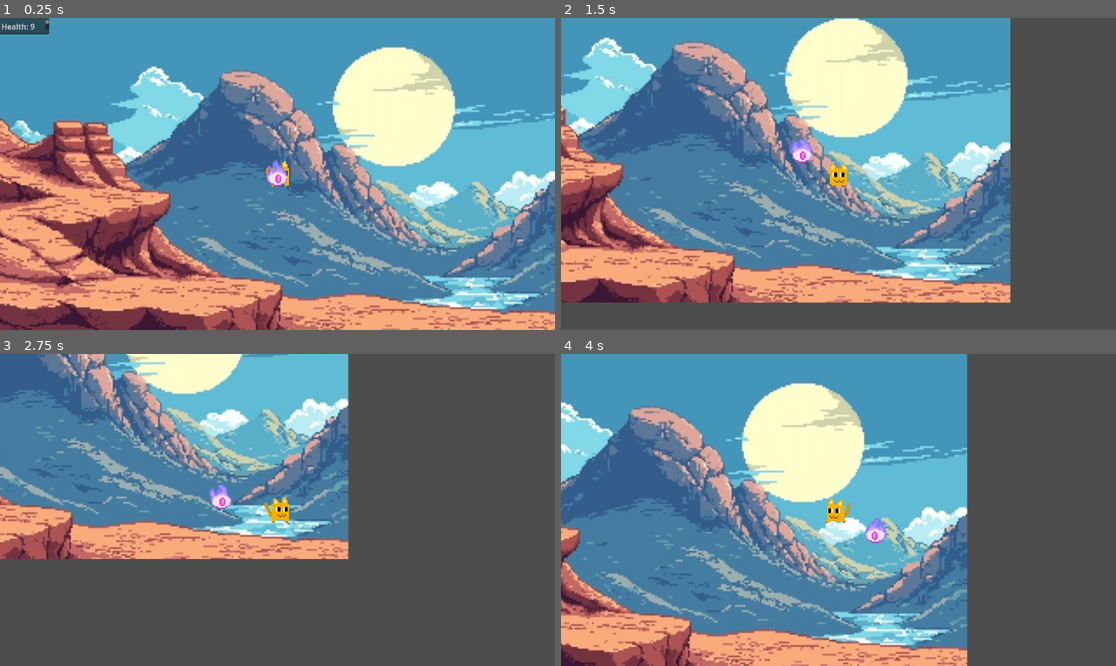
Above: before the commit, frames 1-4 (two rows, left to right).
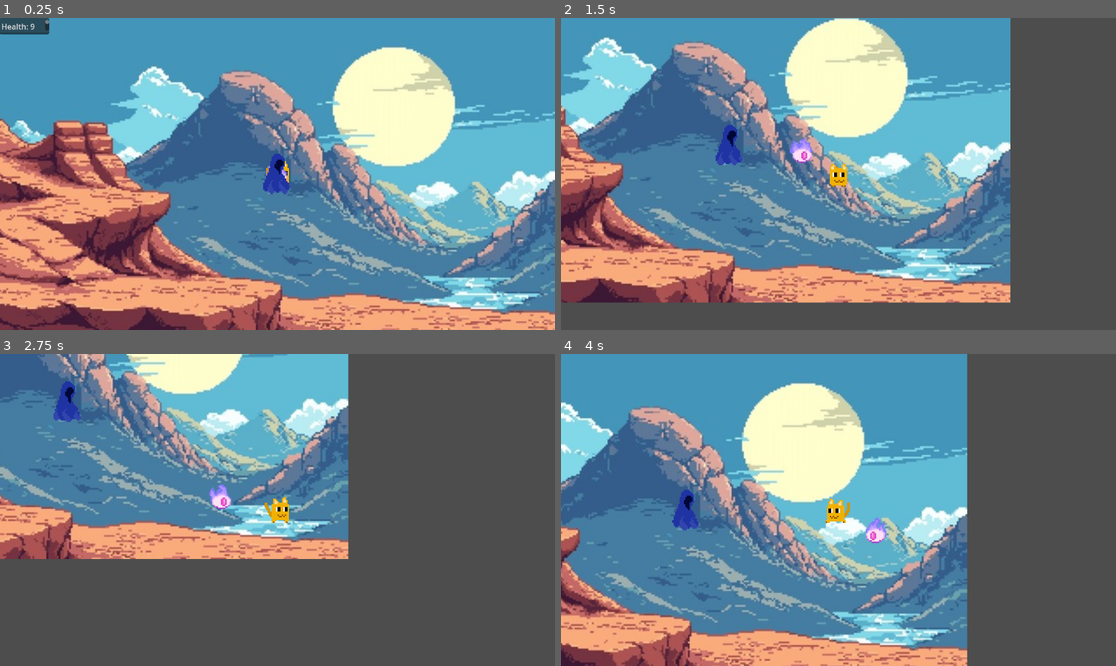
Above: after the commit, the same moments.

Repository: InvertedCarrot/PIXEL-JAM-2025
Game: Godot game, scene res://scenes/levels/level_debug.tscn
Two runs of this game, one before a commit and one after it. Both use one fixed random seed, a clock stepped at 60 frames per second and the inputs below.
Inputs:
- Up to frame 1 (0.25 s): no input
- Up to frame 2 (1.5 s): tap Enter at 0.5 s; hold Right (right) 0.53-1.28 s; hold Down (down) from 1.28 s (still down)
- Up to frame 3 (2.75 s): release Down (down) at 2.03 s; hold Right (right) from 2.03 s (still down)
- Up to frame 4 (4 s): release Right (right) at 2.78 s; hold Up (up) 2.78-3.53 s; hold Left (left) from 3.53 s (still down)

The runs differ from the first frame. In frame 1, 0.4% of the frame differs, in the area x 47-53%, y 43-57%; in frame 2, 0.4%, in the area x 27-45%, y 34-48%; in frame 3, 0.4%; in frame 4, 0.4%.

Commit message:
animation trees for other enemies

Diff:
--- a/project.godot
+++ b/project.godot
@@ -7,6 +7,10 @@
 ;   param=value ; assign values to parameters
 
 config_version=5
+
+[animation]
+
+warnings/check_invalid_track_paths=false
 
 [application]
 
--- /dev/null
+++ b/scenes/entities/bird/bird.tscn
@@ -0,0 +1,114 @@
+[gd_scene load_steps=10 format=3 uid="uid://b3jtcxkis05b1"]
+
+[ext_resource type="PackedScene" uid="uid://cy4th7add1tw0" path="res://scenes/entities/entity.tscn" id="1_k5awq"]
+[ext_resource type="Texture2D" uid="uid://dgheyrx2hgwjd" path="res://assets/bird_spritesheet.png" id="2_0tkum"]
+[ext_resource type="AnimationNodeStateMachine" uid="uid://cc8xhe0d52myl" path="res://scenes/entities/bird/bird_animation_sm.tres" id="3_wmgs5"]
+
+[sub_resource type="Animation" id="Animation_iso0n"]
+resource_name = "bird_run_right"
+loop_mode = 1
+step = 0.25
+tracks/0/type = "value"
+tracks/0/imported = false
+tracks/0/enabled = true
+tracks/0/path = NodePath("%AnimationTree/../EntityImage:frame")
+tracks/0/interp = 1
+tracks/0/loop_wrap = true
+tracks/0/keys = {
+"times": PackedFloat32Array(0, 0.25, 0.5, 0.75),
+"transitions": PackedFloat32Array(1, 1, 1, 1),
+"update": 1,
+"values": [0, 1, 2, 3]
+}
+
+[sub_resource type="Animation" id="Animation_x1a32"]
+length = 0.001
+tracks/0/type = "value"
+tracks/0/imported = false
+tracks/0/enabled = true
+tracks/0/path = NodePath("%AnimationTree/../EntityImage:frame")
+tracks/0/interp = 1
+tracks/0/loop_wrap = true
+tracks/0/keys = {
+"times": PackedFloat32Array(0),
+"transitions": PackedFloat32Array(1),
+"update": 1,
+"values": [0]
+}
+
+[sub_resource type="Animation" id="Animation_nuctl"]
+resource_name = "bird_run_left"
+loop_mode = 1
+step = 0.25
+tracks/0/type = "value"
+tracks/0/imported = false
+tracks/0/enabled = true
+tracks/0/path = NodePath("%AnimationTree/../EntityImage:frame")
+tracks/0/interp = 1
+tracks/0/loop_wrap = true
+tracks/0/keys = {
+"times": PackedFloat32Array(0, 0.25, 0.5, 0.75),
+"transitions": PackedFloat32Array(1, 1, 1, 1),
+"update": 1,
+"values": [4, 5, 6, 7]
+}
+
+[sub_resource type="Animation" id="Animation_3xebl"]
+resource_name = "bird_run_up"
+loop_mode = 1
+step = 0.25
+tracks/0/type = "value"
+tracks/0/imported = false
+tracks/0/enabled = true
+tracks/0/path = NodePath("%AnimationTree/../EntityImage:frame")
+tracks/0/interp = 1
+tracks/0/loop_wrap = true
+tracks/0/keys = {
+"times": PackedFloat32Array(0, 0.25, 0.5, 0.75),
+"transitions": PackedFloat32Array(1, 1, 1, 1),
+"update": 1,
+"values": [8, 9, 10, 11]
+}
+
+[sub_resource type="Animation" id="Animation_1i8e7"]
+resource_name = "bird_run_down"
+loop_mode = 1
+step = 0.25
+tracks/0/type = "value"
+tracks/0/imported = false
+tracks/0/enabled = true
+tracks/0/path = NodePath("%AnimationTree/../EntityImage:frame")
+tracks/0/interp = 1
+tracks/0/loop_wrap = true
+tracks/0/keys = {
+"times": PackedFloat32Array(0, 0.25, 0.5, 0.75),
+"transitions": PackedFloat32Array(1, 1, 1, 1),
+"update": 1,
+"values": [12, 13, 14, 15]
+}
+
+[sub_resource type="AnimationLibrary" id="AnimationLibrary_lfvu5"]
+_data = {
+"RESET": SubResource("Animation_x1a32"),
+"bird_run_down": SubResource("Animation_1i8e7"),
+"bird_run_left": SubResource("Animation_nuctl"),
+"bird_run_right": SubResource("Animation_iso0n"),
+"bird_run_up": SubResource("Animation_3xebl")
+}
+
+[node name="Entity" instance=ExtResource("1_k5awq")]
+speed = 200.0
+
+[node name="EntityImage" parent="." index="0"]
+texture = ExtResource("2_0tkum")
+hframes = 16
+
+[node name="AnimationPlayer" parent="." index="2"]
+libraries = {
+"": SubResource("AnimationLibrary_lfvu5")
+}
+
+[node name="AnimationTree" parent="." index="3"]
+tree_root = ExtResource("3_wmgs5")
+parameters/Idle/blend_position = Vector2(-0.00105077, -0.983333)
+parameters/Run/blend_position = Vector2(0, 0)
--- /dev/null
+++ b/scenes/entities/bird/bird_animation_sm.tres
@@ -0,0 +1,66 @@
+[gd_resource type="AnimationNodeStateMachine" load_steps=14 format=3 uid="uid://cc8xhe0d52myl"]
+
+[sub_resource type="AnimationNodeAnimation" id="AnimationNodeAnimation_ikk5q"]
+animation = &"bird_run_left"
+
+[sub_resource type="AnimationNodeAnimation" id="AnimationNodeAnimation_ad2y2"]
+animation = &"bird_run_right"
+
+[sub_resource type="AnimationNodeAnimation" id="AnimationNodeAnimation_xpnt2"]
+animation = &"bird_run_up"
+
+[sub_resource type="AnimationNodeAnimation" id="AnimationNodeAnimation_poyli"]
+animation = &"bird_run_down"
+
+[sub_resource type="AnimationNodeBlendSpace2D" id="AnimationNodeBlendSpace2D_gjr35"]
+blend_point_0/node = SubResource("AnimationNodeAnimation_ikk5q")
+blend_point_0/pos = Vector2(-0.8, 0)
+blend_point_1/node = SubResource("AnimationNodeAnimation_ad2y2")
+blend_point_1/pos = Vector2(0.8, 0)
+blend_point_2/node = SubResource("AnimationNodeAnimation_xpnt2")
+blend_point_2/pos = Vector2(0, -1)
+blend_point_3/node = SubResource("AnimationNodeAnimation_poyli")
+blend_point_3/pos = Vector2(0, 1)
+blend_mode = 1
+
+[sub_resource type="AnimationNodeAnimation" id="AnimationNodeAnimation_0bfyo"]
+animation = &"bird_run_left"
+
+[sub_resource type="AnimationNodeAnimation" id="AnimationNodeAnimation_ub62p"]
+animation = &"bird_run_right"
+
+[sub_resource type="AnimationNodeAnimation" id="AnimationNodeAnimation_6xi4n"]
+animation = &"bird_run_up"
+
+[sub_resource type="AnimationNodeAnimation" id="AnimationNodeAnimation_wpbhh"]
+animation = &"bird_run_down"
+
+[sub_resource type="AnimationNodeBlendSpace2D" id="AnimationNodeBlendSpace2D_6wmhn"]
+blend_point_0/node = SubResource("AnimationNodeAnimation_0bfyo")
+blend_point_0/pos = Vector2(-0.8, 0)
+blend_point_1/node = SubResource("AnimationNodeAnimation_ub62p")
+blend_point_1/pos = Vector2(0.8, 0)
+blend_point_2/node = SubResource("AnimationNodeAnimation_6xi4n")
+blend_point_2/pos = Vector2(0, -1)
+blend_point_3/node = SubResource("AnimationNodeAnimation_wpbhh")
+blend_point_3/pos = Vector2(0, 1)
+blend_mode = 1
+
+[sub_resource type="AnimationNodeStateMachineTransition" id="AnimationNodeStateMachineTransition_du2bx"]
+advance_mode = 2
+
+[sub_resource type="AnimationNodeStateMachineTransition" id="AnimationNodeStateMachineTransition_lbq7c"]
+advance_mode = 2
+advance_expression = "direction"
+
+[sub_resource type="AnimationNodeStateMachineTransition" id="AnimationNodeStateMachineTransition_xky43"]
+advance_mode = 2
+advance_expression = "!direction"
+
+[resource]
+states/Idle/node = SubResource("AnimationNodeBlendSpace2D_gjr35")
+states/Idle/position = Vector2(520.5, 158.5)
+states/Run/node = SubResource("AnimationNodeBlendSpace2D_6wmhn")
+states/Run/position = Vector2(519.75, 51.5)
+transitions = ["Start", "Idle", SubResource("AnimationNodeStateMachineTransition_du2bx"), "Idle", "Run", SubResource("AnimationNodeStateMachineTransition_lbq7c"), "Run", "Idle", SubResource("AnimationNodeStateMachineTransition_xky43")]
+graph_offset = Vector2(-218, -136)
--- a/scenes/entities/fireball/fireball.tscn
+++ b/scenes/entities/fireball/fireball.tscn
@@ -37,7 +37,7 @@
 "times": PackedFloat32Array(0, 0.25, 0.5, 0.75),
 "transitions": PackedFloat32Array(1, 1, 1, 1),
 "update": 1,
-"values": [4, 5, 6, 7]
+"values": [12, 13, 14, 15]
 }
 
 [sub_resource type="Animation" id="Animation_w4bht"]
@@ -108,7 +108,7 @@
 
 [node name="EntityImage" parent="." index="0"]
 texture = ExtResource("2_l366j")
-hframes = 12
+hframes = 16
 
 [node name="Area2D" type="Area2D" parent="." index="1"]
 collision_layer = 2
--- /dev/null
+++ b/scenes/entities/lily/lily.tscn
@@ -0,0 +1,185 @@
+[gd_scene load_steps=14 format=3 uid="uid://uog3n06gpx2s"]
+
+[ext_resource type="PackedScene" uid="uid://cy4th7add1tw0" path="res://scenes/entities/entity.tscn" id="1_x056f"]
+[ext_resource type="Texture2D" uid="uid://bolwty3rkil1t" path="res://assets/lily_spritesheet.png" id="2_y2f4v"]
+[ext_resource type="AnimationNodeStateMachine" uid="uid://chvy8d8i31nmg" path="res://scenes/entities/lily/lily_animation_sm.tres" id="3_o1aml"]
+
+[sub_resource type="Animation" id="Animation_8hshg"]
+resource_name = "lily_run_right"
+loop_mode = 1
+step = 0.2
+tracks/0/type = "value"
+tracks/0/imported = false
+tracks/0/enabled = true
+tracks/0/path = NodePath("../EntityImage:frame")
+tracks/0/interp = 1
+tracks/0/loop_wrap = true
+tracks/0/keys = {
+"times": PackedFloat32Array(0, 0.2, 0.4, 0.6, 0.8),
+"transitions": PackedFloat32Array(1, 1, 1, 1, 1),
+"update": 1,
+"values": [0, 1, 2, 3, 4]
+}
+
+[sub_resource type="Animation" id="Animation_yrip7"]
+length = 0.001
+tracks/0/type = "value"
+tracks/0/imported = false
+tracks/0/enabled = true
+tracks/0/path = NodePath("../EntityImage:frame")
+tracks/0/interp = 1
+tracks/0/loop_wrap = true
+tracks/0/keys = {
+"times": PackedFloat32Array(0),
+"transitions": PackedFloat32Array(1),
+"update": 1,
+"values": [0]
+}
+
+[sub_resource type="Animation" id="Animation_27ppv"]
+resource_name = "lily_run_left"
+loop_mode = 1
+step = 0.2
+tracks/0/type = "value"
+tracks/0/imported = false
+tracks/0/enabled = true
+tracks/0/path = NodePath("../EntityImage:frame")
+tracks/0/interp = 1
+tracks/0/loop_wrap = true
+tracks/0/keys = {
+"times": PackedFloat32Array(0, 0.2, 0.4, 0.6, 0.8),
+"transitions": PackedFloat32Array(1, 1, 1, 1, 1),
+"update": 1,
+"values": [5, 6, 7, 8, 9]
+}
+
+[sub_resource type="Animation" id="Animation_2gufq"]
+resource_name = "lily_idle_right"
+loop_mode = 1
+step = 0.5
+tracks/0/type = "value"
+tracks/0/imported = false
+tracks/0/enabled = true
+tracks/0/path = NodePath("../EntityImage:frame")
+tracks/0/interp = 1
+tracks/0/loop_wrap = true
+tracks/0/keys = {
+"times": PackedFloat32Array(0, 0.5),
+"transitions": PackedFloat32Array(1, 1),
+"update": 1,
+"values": [0, 4]
+}
+
+[sub_resource type="Animation" id="Animation_y4upt"]
+resource_name = "lily_idle_left"
+loop_mode = 1
+step = 0.5
+tracks/0/type = "value"
+tracks/0/imported = false
+tracks/0/enabled = true
+tracks/0/path = NodePath("../EntityImage:frame")
+tracks/0/interp = 1
+tracks/0/loop_wrap = true
+tracks/0/keys = {
+"times": PackedFloat32Array(0, 0.5),
+"transitions": PackedFloat32Array(1, 1),
+"update": 1,
+"values": [5, 9]
+}
+
+[sub_resource type="Animation" id="Animation_h6f7t"]
+resource_name = "lily_run_up"
+loop_mode = 1
+step = 0.25
+tracks/0/type = "value"
+tracks/0/imported = false
+tracks/0/enabled = true
+tracks/0/path = NodePath("../EntityImage:frame")
+tracks/0/interp = 1
+tracks/0/loop_wrap = true
+tracks/0/keys = {
+"times": PackedFloat32Array(0, 0.25, 0.5, 0.75),
+"transitions": PackedFloat32Array(1, 1, 1, 1),
+"update": 1,
+"values": [10, 11, 12, 13]
+}
+
+[sub_resource type="Animation" id="Animation_2x4sm"]
+resource_name = "lily_idle_up"
+loop_mode = 1
+step = 0.5
+tracks/0/type = "value"
+tracks/0/imported = false
+tracks/0/enabled = true
+tracks/0/path = NodePath("../EntityImage:frame")
+tracks/0/interp = 1
+tracks/0/loop_wrap = true
+tracks/0/keys = {
+"times": PackedFloat32Array(0, 0.5),
+"transitions": PackedFloat32Array(1, 1),
+"update": 1,
+"values": [10, 11]
+}
+
+[sub_resource type="Animation" id="Animation_kkiy6"]
+resource_name = "lily_idle_down"
+loop_mode = 1
+step = 0.5
+tracks/0/type = "value"
+tracks/0/imported = false
+tracks/0/enabled = true
+tracks/0/path = NodePath("../EntityImage:frame")
+tracks/0/interp = 1
+tracks/0/loop_wrap = true
+tracks/0/keys = {
+"times": PackedFloat32Array(0, 0.5),
+"transitions": PackedFloat32Array(1, 1),
+"update": 1,
+"values": [14, 15]
+}
+
+[sub_resource type="Animation" id="Animation_11ln3"]
+resource_name = "lily_run_down"
+loop_mode = 1
+step = 0.25
+tracks/0/type = "value"
+tracks/0/imported = false
+tracks/0/enabled = true
+tracks/0/path = NodePath("../EntityImage:frame")
+tracks/0/interp = 1
+tracks/0/loop_wrap = true
+tracks/0/keys = {
+"times": PackedFloat32Array(0, 0.25, 0.5, 0.75),
+"transitions": PackedFloat32Array(1, 1, 1, 1),
+"update": 1,
+"values": [14, 15, 16, 17]
+}
+
+[sub_resource type="AnimationLibrary" id="AnimationLibrary_ic5tj"]
+_data = {
+"RESET": SubResource("Animation_yrip7"),
+"lily_idle_down": SubResource("Animation_2x4sm"),
+"lily_idle_left": SubResource("Animation_y4upt"),
+"lily_idle_right": SubResource("Animation_2gufq"),
+"lily_idle_up": SubResource("Animation_kkiy6"),
+"lily_run_down": SubResource("Animation_h6f7t"),
+"lily_run_left": SubResource("Animation_27ppv"),
+"lily_run_right": SubResource("Animation_8hshg"),
+"lily_run_up": SubResource("Animation_11ln3")
+}
+
+[node name="Lily" instance=ExtResource("1_x056f")]
+
+[node name="EntityImage" parent="." index="0"]
+texture = ExtResource("2_y2f4v")
+hframes = 18
+
+[node name="AnimationPlayer" parent="." index="2"]
+libraries = {
+"": SubResource("AnimationLibrary_ic5tj")
+}
+
+[node name="AnimationTree" parent="." index="3"]
+tree_root = ExtResource("3_o1aml")
+parameters/Idle/blend_position = Vector2(0.000350237, 1)
+parameters/Run/blend_position = Vector2(-0.201401, -0.56875)
--- /dev/null
+++ b/scenes/entities/lily/lily_animation_sm.tres
@@ -0,0 +1,67 @@
+[gd_resource type="AnimationNodeStateMachine" load_steps=14 format=3 uid="uid://chvy8d8i31nmg"]
+
+[sub_resource type="AnimationNodeAnimation" id="AnimationNodeAnimation_85y0h"]
+animation = &"lily_idle_down"
+
+[sub_resource type="AnimationNodeAnimation" id="AnimationNodeAnimation_o64fh"]
+animation = &"lily_idle_right"
+
+[sub_resource type="AnimationNodeAnimation" id="AnimationNodeAnimation_1pbp6"]
+animation = &"lily_idle_left"
+
+[sub_resource type="AnimationNodeAnimation" id="AnimationNodeAnimation_2g88f"]
+animation = &"lily_idle_up"
+
+[sub_resource type="AnimationNodeBlendSpace2D" id="AnimationNodeBlendSpace2D_la6yt"]
+blend_point_0/node = SubResource("AnimationNodeAnimation_85y0h")
+blend_point_0/pos = Vector2(0, 1)
+blend_point_1/node = SubResource("AnimationNodeAnimation_o64fh")
+blend_point_1/pos = Vector2(0.8, 0)
+blend_point_2/node = SubResource("AnimationNodeAnimation_1pbp6")
+blend_point_2/pos = Vector2(-0.8, 0)
+blend_point_3/node = SubResource("AnimationNodeAnimation_2g88f")
+blend_point_3/pos = Vector2(0, -1)
+blend_mode = 1
+
+[sub_resource type="AnimationNodeAnimation" id="AnimationNodeAnimation_8etsa"]
+animation = &"lily_run_down"
+
+[sub_resource type="AnimationNodeAnimation" id="AnimationNodeAnimation_l24iv"]
+animation = &"lily_run_up"
+
+[sub_resource type="AnimationNodeAnimation" id="AnimationNodeAnimation_l87t4"]
+animation = &"lily_run_right"
+
+[sub_resource type="AnimationNodeAnimation" id="AnimationNodeAnimation_oqnd6"]
+animation = &"lily_run_left"
+
+[sub_resource type="AnimationNodeBlendSpace2D" id="AnimationNodeBlendSpace2D_0yeyh"]
+blend_point_0/node = SubResource("AnimationNodeAnimation_8etsa")
+blend_point_0/pos = Vector2(0, 1)
+blend_point_1/node = SubResource("AnimationNodeAnimation_l24iv")
+blend_point_1/pos = Vector2(0, -1)
+blend_point_2/node = SubResource("AnimationNodeAnimation_l87t4")
+blend_point_2/pos = Vector2(0.8, 0)
+blend_point_3/node = SubResource("AnimationNodeAnimation_oqnd6")
+blend_point_3/pos = Vector2(-0.8, 0)
+blend_mode = 1
+
+[sub_resource type="AnimationNodeStateMachineTransition" id="AnimationNodeStateMachineTransition_yub4v"]
+advance_mode = 2
+
+[sub_resource type="AnimationNodeStateMachineTransition" id="AnimationNodeStateMachineTransition_7a317"]
+advance_mode = 2
+advance_expression = "direction"
+
+[sub_resource type="AnimationNodeStateMachineTransition" id="AnimationNodeStateMachineTransition_n260d"]
+advance_mode = 2
+advance_expression = "!direction"
+
+[resource]
+states/End/position = Vector2(1091, 218.5)
+states/Idle/node = SubResource("AnimationNodeBlendSpace2D_la6yt")
+states/Idle/position = Vector2(662.75, 297)
+states/Run/node = SubResource("AnimationNodeBlendSpace2D_0yeyh")
+states/Run/position = Vector2(662, 158.5)
+states/Start/position = Vector2(369.5, 220)
+transitions = ["Start", "Idle", SubResource("AnimationNodeStateMachineTransition_yub4v"), "Idle", "Run", SubResource("AnimationNodeStateMachineTransition_7a317"), "Run", "Idle", SubResource("AnimationNodeStateMachineTransition_n260d")]
--- /dev/null
+++ b/scenes/entities/reaper/reaper.tscn
@@ -0,0 +1,113 @@
+[gd_scene load_steps=10 format=3 uid="uid://dhr52l8yyg2hc"]
+
+[ext_resource type="PackedScene" uid="uid://cy4th7add1tw0" path="res://scenes/entities/entity.tscn" id="1_5xwr1"]
+[ext_resource type="Texture2D" uid="uid://bxypxfjbrkgy2" path="res://assets/reaper_spritesheet.png" id="2_rgw5y"]
+[ext_resource type="AnimationNodeStateMachine" uid="uid://cq6bnog4y0yxh" path="res://scenes/entities/reaper/reaper_animation_sm.tres" id="3_0yxfk"]
+
+[sub_resource type="Animation" id="Animation_yejwc"]
+resource_name = "reaper_run_right"
+loop_mode = 1
+step = 0.25
+tracks/0/type = "value"
+tracks/0/imported = false
+tracks/0/enabled = true
+tracks/0/path = NodePath("%AnimationTree/../EntityImage:frame")
+tracks/0/interp = 1
+tracks/0/loop_wrap = true
+tracks/0/keys = {
+"times": PackedFloat32Array(0, 0.25, 0.5, 0.75),
+"transitions": PackedFloat32Array(1, 1, 1, 1),
+"update": 1,
+"values": [0, 1, 2, 3]
+}
+
+[sub_resource type="Animation" id="Animation_mvmxq"]
+length = 0.001
+tracks/0/type = "value"
+tracks/0/imported = false
+tracks/0/enabled = true
+tracks/0/path = NodePath("%AnimationTree/../EntityImage:frame")
+tracks/0/interp = 1
+tracks/0/loop_wrap = true
+tracks/0/keys = {
+"times": PackedFloat32Array(0),
+"transitions": PackedFloat32Array(1),
+"update": 1,
+"values": [0]
+}
+
+[sub_resource type="Animation" id="Animation_f5o5l"]
+resource_name = "reaper_run_left"
+loop_mode = 1
+step = 0.25
+tracks/0/type = "value"
+tracks/0/imported = false
+tracks/0/enabled = true
+tracks/0/path = NodePath("%AnimationTree/../EntityImage:frame")
+tracks/0/interp = 1
+tracks/0/loop_wrap = true
+tracks/0/keys = {
+"times": PackedFloat32Array(0, 0.25, 0.5, 0.75),
+"transitions": PackedFloat32Array(1, 1, 1, 1),
+"update": 1,
+"values": [4, 5, 6, 7]
+}
+
+[sub_resource type="Animation" id="Animation_kxwqn"]
+resource_name = "reaper_run_up"
+loop_mode = 1
+step = 0.25
+tracks/0/type = "value"
+tracks/0/imported = false
+tracks/0/enabled = true
+tracks/0/path = NodePath("%AnimationTree/../EntityImage:frame")
+tracks/0/interp = 1
+tracks/0/loop_wrap = true
+tracks/0/keys = {
+"times": PackedFloat32Array(0, 0.25, 0.5, 0.75),
+"transitions": PackedFloat32Array(1, 1, 1, 1),
+"update": 1,
+"values": [8, 9, 10, 11]
+}
+
+[sub_resource type="Animation" id="Animation_8lceh"]
+resource_name = "reaper_run_down"
+loop_mode = 1
+step = 0.25
+tracks/0/type = "value"
+tracks/0/imported = false
+tracks/0/enabled = true
+tracks/0/path = NodePath("%AnimationTree/../EntityImage:frame")
+tracks/0/interp = 1
+tracks/0/loop_wrap = true
+tracks/0/keys = {
+"times": PackedFloat32Array(0, 0.25, 0.5, 0.75),
+"transitions": PackedFloat32Array(1, 1, 1, 1),
+"update": 1,
+"values": [12, 13, 14, 15]
+}
+
+[sub_resource type="AnimationLibrary" id="AnimationLibrary_mo3gb"]
+_data = {
+"RESET": SubResource("Animation_mvmxq"),
+"reaper_run_down": SubResource("Animation_8lceh"),
+"reaper_run_left": SubResource("Animation_f5o5l"),
+"reaper_run_right": SubResource("Animation_yejwc"),
+"reaper_run_up": SubResource("Animation_kxwqn")
+}
+
+[node name="Reaper" instance=ExtResource("1_5xwr1")]
+
+[node name="EntityImage" parent="." index="0"]
+texture = ExtResource("2_rgw5y")
+hframes = 16
+
+[node name="AnimationPlayer" parent="." index="2"]
+libraries = {
+"": SubResource("AnimationLibrary_mo3gb")
+}
+
+[node name="AnimationTree" parent="." index="3"]
+tree_root = ExtResource("3_0yxfk")
+parameters/Idle/blend_position = Vector2(0, 0)
+parameters/Run/blend_position = Vector2(0, 0)
--- /dev/null
+++ b/scenes/entities/reaper/reaper_animation_sm.tres
@@ -0,0 +1,65 @@
+[gd_resource type="AnimationNodeStateMachine" load_steps=14 format=3 uid="uid://cq6bnog4y0yxh"]
+
+[sub_resource type="AnimationNodeAnimation" id="AnimationNodeAnimation_w0l2e"]
+animation = &"reaper_run_down"
+
+[sub_resource type="AnimationNodeAnimation" id="AnimationNodeAnimation_ncuhq"]
+animation = &"reaper_run_up"
+
+[sub_resource type="AnimationNodeAnimation" id="AnimationNodeAnimation_sk4se"]
+animation = &"reaper_run_right"
+
+[sub_resource type="AnimationNodeAnimation" id="AnimationNodeAnimation_hi2da"]
+animation = &"reaper_run_left"
+
+[sub_resource type="AnimationNodeBlendSpace2D" id="AnimationNodeBlendSpace2D_hnxo3"]
+blend_point_0/node = SubResource("AnimationNodeAnimation_w0l2e")
+blend_point_0/pos = Vector2(0, 1)
+blend_point_1/node = SubResource("AnimationNodeAnimation_ncuhq")
+blend_point_1/pos = Vector2(0, -1)
+blend_point_2/node = SubResource("AnimationNodeAnimation_sk4se")
+blend_point_2/pos = Vector2(0.8, 0)
+blend_point_3/node = SubResource("AnimationNodeAnimation_hi2da")
+blend_point_3/pos = Vector2(-0.8, 0)
+blend_mode = 1
+
+[sub_resource type="AnimationNodeAnimation" id="AnimationNodeAnimation_ol33y"]
+animation = &"reaper_run_down"
+
+[sub_resource type="AnimationNodeAnimation" id="AnimationNodeAnimation_7yqpv"]
+animation = &"reaper_run_up"
+
+[sub_resource type="AnimationNodeAnimation" id="AnimationNodeAnimation_3kekg"]
+animation = &"reaper_run_right"
+
+[sub_resource type="AnimationNodeAnimation" id="AnimationNodeAnimation_scl0n"]
+animation = &"reaper_run_left"
+
+[sub_resource type="AnimationNodeBlendSpace2D" id="AnimationNodeBlendSpace2D_gjsoh"]
+blend_point_0/node = SubResource("AnimationNodeAnimation_ol33y")
+blend_point_0/pos = Vector2(0, 1)
+blend_point_1/node = SubResource("AnimationNodeAnimation_7yqpv")
+blend_point_1/pos = Vector2(0, -1)
+blend_point_2/node = SubResource("AnimationNodeAnimation_3kekg")
+blend_point_2/pos = Vector2(0.8, 0)
+blend_point_3/node = SubResource("AnimationNodeAnimation_scl0n")
+blend_point_3/pos = Vector2(-0.8, 0)
+blend_mode = 1
+
+[sub_resource type="AnimationNodeStateMachineTransition" id="AnimationNodeStateMachineTransition_n72c1"]
+advance_mode = 2
+
+[sub_resource type="AnimationNodeStateMachineTransition" id="AnimationNodeStateMachineTransition_aaxw7"]
+advance_mode = 2
+advance_expression = "direction"
+
+[sub_resource type="AnimationNodeStateMachineTransition" id="AnimationNodeStateMachineTransition_pblbj"]
+advance_mode = 2
+advance_expression = "!direction"
+
+[resource]
+states/Idle/node = SubResource("AnimationNodeBlendSpace2D_hnxo3")
+states/Idle/position = Vector2(462, 191.5)
+states/Run/node = SubResource("AnimationNodeBlendSpace2D_gjsoh")
+states/Run/position = Vector2(465, 47)
+transitions = ["Start", "Idle", SubResource("AnimationNodeStateMachineTransition_n72c1"), "Idle", "Run", SubResource("AnimationNodeStateMachineTransition_aaxw7"), "Run", "Idle", SubResource("AnimationNodeStateMachineTransition_pblbj")]
--- a/scenes/levels/level_debug.tscn
+++ b/scenes/levels/level_debug.tscn
@@ -1,9 +1,10 @@
-[gd_scene load_steps=5 format=3 uid="uid://dxg4ddslja36"]
+[gd_scene load_steps=6 format=3 uid="uid://dxg4ddslja36"]
 
-[ext_resource type="Texture2D" uid="uid://dpgxyggti58ow" path="res://assets/placeholder_background.jpg" id="1_d15l8"]
+[ext_resource type="Texture2D" uid="uid://cc3tcfdssn0ru" path="res://assets/placeholder_background.jpg" id="1_d15l8"]
 [ext_resource type="PackedScene" uid="uid://bkh4c6v2mbx4k" path="res://scenes/entities/cat/cat.tscn" id="2_xdcg5"]
 [ext_resource type="PackedScene" uid="uid://cnaiwqoaoxh5b" path="res://scenes/entities/fireball/fireball.tscn" id="3_u4f2v"]
 [ext_resource type="PackedScene" uid="uid://c100e6hgm76ay" path="res://scenes/healthbar/healthbar.tscn" id="4_u3ta5"]
+[ext_resource type="PackedScene" uid="uid://dhr52l8yyg2hc" path="res://scenes/entities/reaper/reaper.tscn" id="5_g5m4i"]
 
 [node name="LevelDebug" type="Node2D"]
 
@@ -20,3 +21,6 @@
 
 [node name="Healthbar" parent="." instance=ExtResource("4_u3ta5")]
 position = Vector2(-577, -324)
+
+[node name="Reaper" parent="." instance=ExtResource("5_g5m4i")]
+speed = 75.0
Binary file changed: assets/fireball_spritesheet.png
Not shown: 1 places in scenes/entities/cat/cat.tscn that only renumber resources
Not shown: 1 places in scenes/entities/fireball/fireball.tscn that only renumber resources
